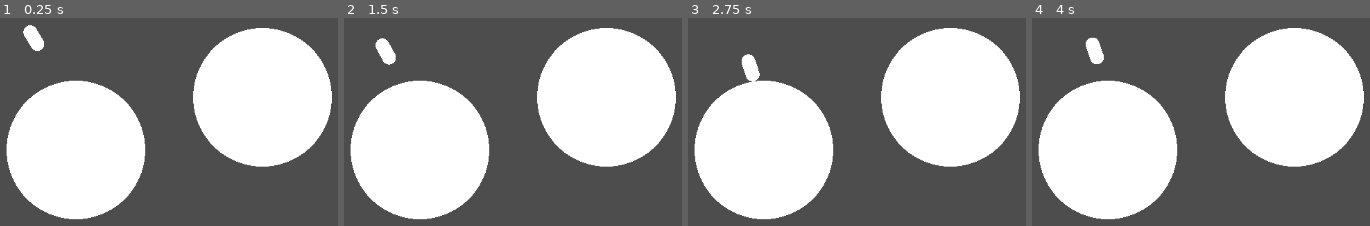
Above: before the commit, frames 1-4 (left to right).
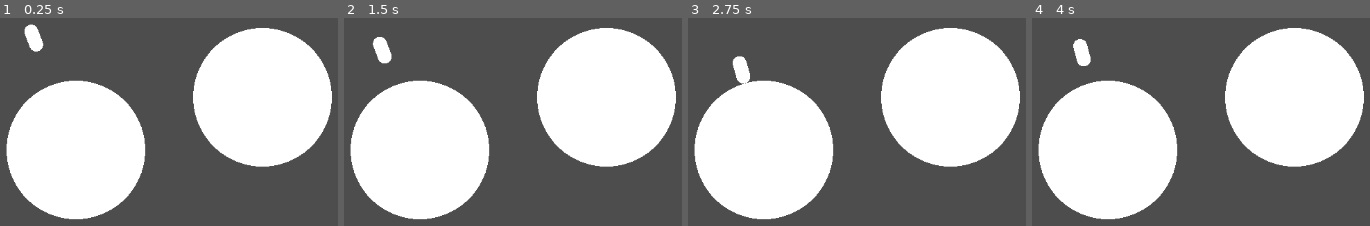
Above: after the commit, the same moments.

Repository: DmitrievDmitrii/asteroids
Game: Godot game, scene res://main.tscn
The game is run twice, just before and just after one commit, with the same random seed, the same clock (stepped at 60 frames per second) and the same inputs.
Inputs:
- Up to frame 1 (0.25 s): no input
- Up to frame 2 (1.5 s): tap Enter at 0.5 s; hold D (move_right) 0.53-1.28 s; tap Space (jump) at 0.77 s; hold S (move_down) from 1.28 s (still down)
- Up to frame 3 (2.75 s): tap Space (jump) at 1.52 s; release S (move_down) at 2.03 s; hold D (move_right) from 2.03 s (still down)
- Up to frame 4 (4 s): release D (move_right) at 2.78 s; hold W (move_up) 2.78-3.53 s; tap Space (jump) at 3.02, 3.77 s; hold A (move_left) from 3.53 s (still down)

The runs differ from the first frame. In frame 1, 0.1% of the frame differs, in the area x 6-14%, y 2-17%; in frame 2, 0.3%; in frame 3, 0.8%; in frame 4, 1.0%, in the area x 12-22%, y 9-24%.

Commit message:
using collision to add remove gravity

Diff:
--- a/asteroid/asteroid.gd
+++ b/asteroid/asteroid.gd
@@ -12,3 +12,13 @@
 	var direction = self.position.direction_to(object.position).normalized()
 	var acceleration = (G * mass) / distance ** 2
 	return direction * acceleration
+
+
+func _on_gravity_area_body_entered(body):
+	print("entered2")
+	body.addGravity(self)
+
+
+func _on_gravity_area_body_exited(body):
+	print("exited2")
+	body.removeGravity(self)
--- a/asteroid/asteroid.tscn
+++ b/asteroid/asteroid.tscn
@@ -1,10 +1,12 @@
-[gd_scene load_steps=4 format=3 uid="uid://bdo6pdpywnwxd"]
+[gd_scene load_steps=5 format=3 uid="uid://bdo6pdpywnwxd"]
 
 [ext_resource type="Script" path="res://asteroid/asteroid.gd" id="1_6kl0j"]
 
 [sub_resource type="CircleShape2D" id="CircleShape2D_p1um0"]
 
 [sub_resource type="SphereMesh" id="SphereMesh_j2eva"]
+
+[sub_resource type="CircleShape2D" id="CircleShape2D_i3ar3"]
 
 [node name="asteroid" type="StaticBody2D"]
 script = ExtResource("1_6kl0j")
@@ -15,3 +17,14 @@
 [node name="MeshInstance2D" type="MeshInstance2D" parent="."]
 scale = Vector2(20, 20)
 mesh = SubResource("SphereMesh_j2eva")
+
+[node name="gravityArea" type="Area2D" parent="."]
+collision_layer = 0
+collision_mask = 2
+
+[node name="CollisionShape2D" type="CollisionShape2D" parent="gravityArea"]
+scale = Vector2(2.5, 2.5)
+shape = SubResource("CircleShape2D_i3ar3")
+
+[connection signal="body_entered" from="gravityArea" to="." method="_on_gravity_area_body_entered"]
+[connection signal="body_exited" from="gravityArea" to="." method="_on_gravity_area_body_exited"]
--- a/main.gd
+++ b/main.gd
@@ -9,8 +9,8 @@
 	asteroid = $asteroid
 	asteroid2 = $asteroid2
 	player = $player
-	player.gravityObjects.append(asteroid)
-	player.gravityObjects.append(asteroid2)
+	#player.gravityObjects.append(asteroid)
+	#player.gravityObjects.append(asteroid2)
 
 
 # Called every frame. 'delta' is the elapsed time since the previous frame.
--- a/player/player.gd
+++ b/player/player.gd
@@ -7,6 +7,14 @@
 var currentGravity = Vector2.ZERO
 var nearestAsteroid
 var isOnJump = true
+
+func addGravity(gravityObject):
+	if !gravityObjects.has(gravityObject):
+		gravityObjects.append(gravityObject)
+
+func removeGravity(gravityObject):
+	if gravityObjects.has(gravityObject):
+		gravityObjects.erase(gravityObject)
 
 func _physics_process(delta):
 	currentGravity = Vector2.ZERO
@@ -21,7 +29,7 @@
 			nearestAsteroid = asteroid
 
 	look_at(transform.origin + currentGravity)
-	rotate(-PI/2)
+	rotate(PI/2)
 	if isOnJump:
 		velocity += currentGravity * delta
 	else:
--- a/player/player.tscn
+++ b/player/player.tscn
@@ -9,6 +9,7 @@
 height = 4.0
 
 [node name="player" type="CharacterBody2D"]
+collision_layer = 3
 motion_mode = 1
 script = ExtResource("1_don5y")
 
